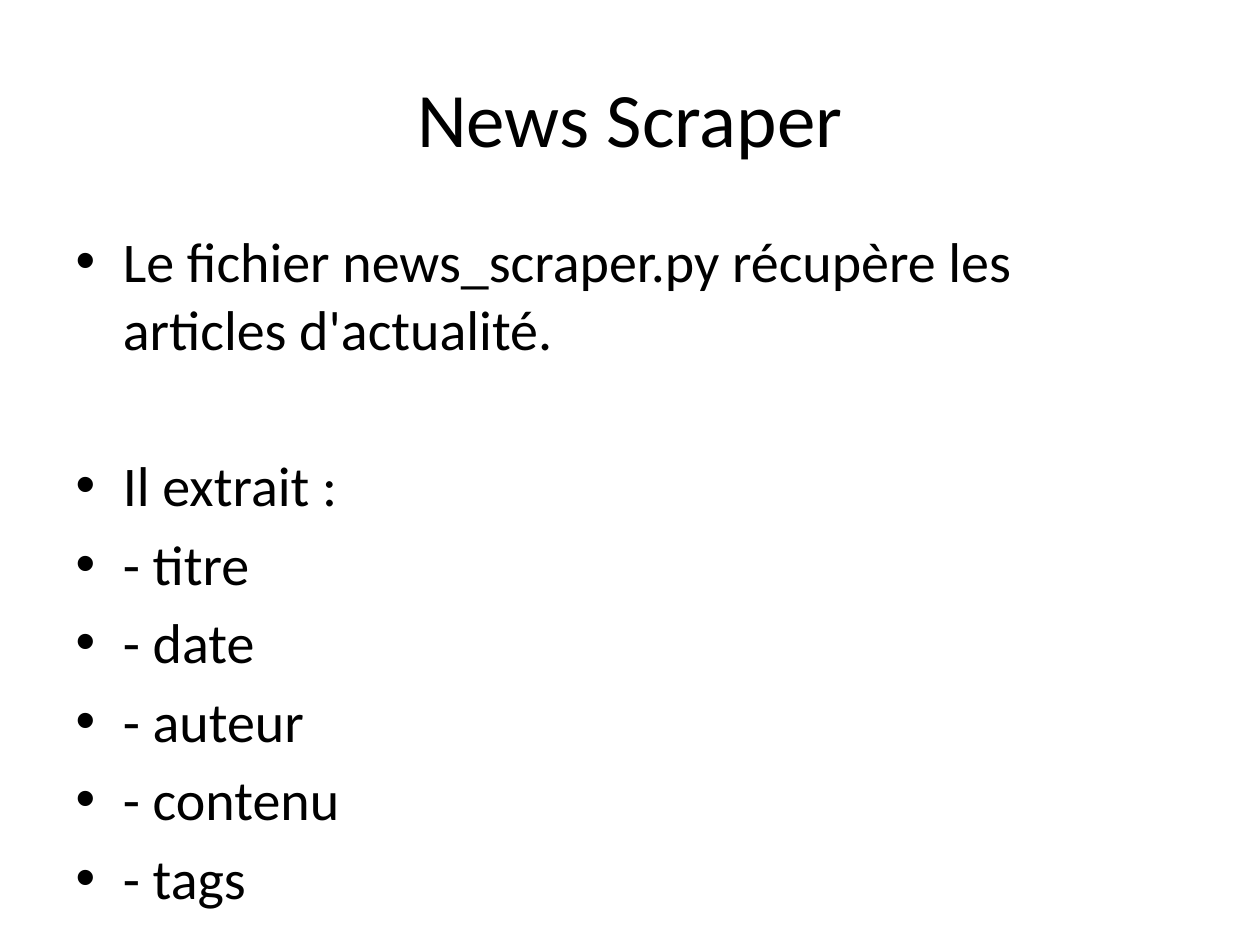
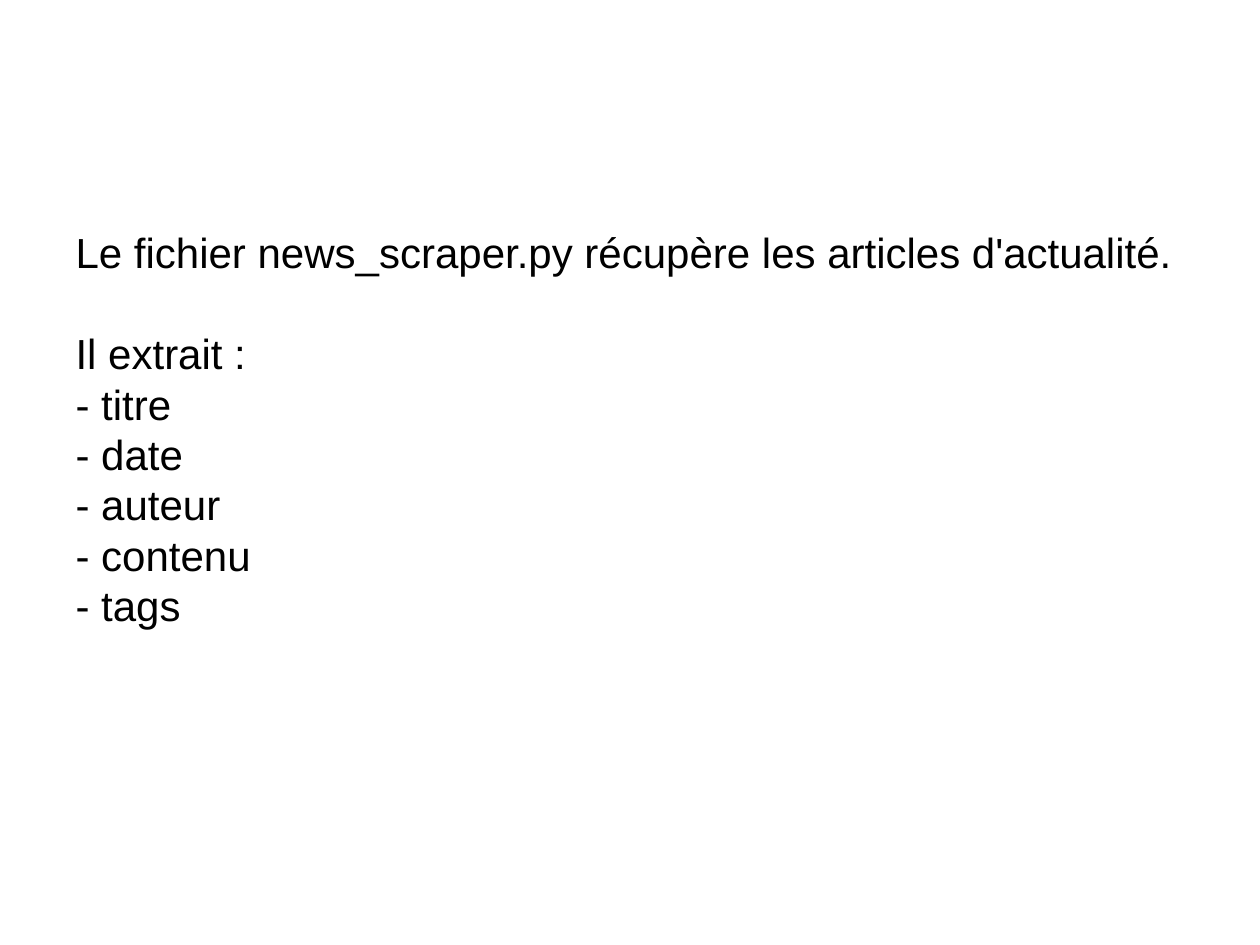
Before and after one commit to roor-killa/poo-2026, a slide deck: slide 9 of presentation_scraper_bizouk.pptx. Drawn at 1260x945 pixels with LibreOffice and Linux fonts; fonts in the diff are those of the drawing; background and template pictures are left out. Boxes give left, top, right and bottom in pixels: in the first picture for what was removed or moved away, otherwise in the second. Text is boxed around its words. In the diff, an @@ line names an element or a change of style, - is before the commit and + after.

```diff
--- a/presentation_scraper_bizouk.pptx
+++ b/presentation_scraper_bizouk.pptx
@@ title "News Scraper": place and size @@
-title "News Scraper" at box(417, 97, 843, 160)
+title "News Scraper" at box(258, 245, 573, 277)
@@ title "News Scraper" at box(258, 245, 573, 277): size 44 to 40 pt, font Calibri to Times New Roman, text colour #000000 to #FFFFFF; line spacing 1 to 58pt; vertical alignment middle to bottom @@
@@ text "Le fichier news_scraper.py récupère les ..." at box(76, 237, 1171, 630): size 32 to 24 pt, font Calibri to Arial; bullet • to none; less space between paragraphs @@
```
Also in this commit, not shown: 11 other slides changed, 5 other files.
